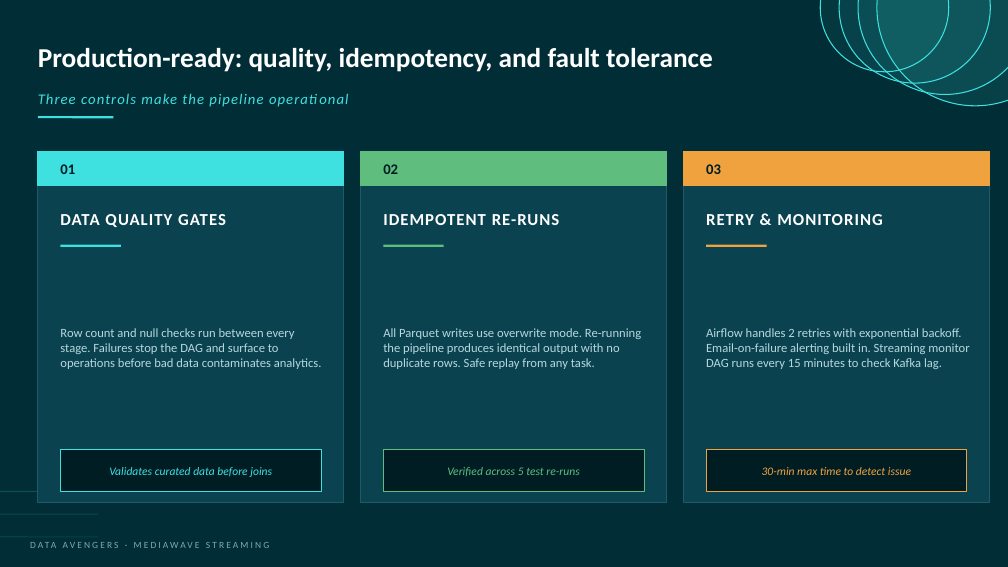
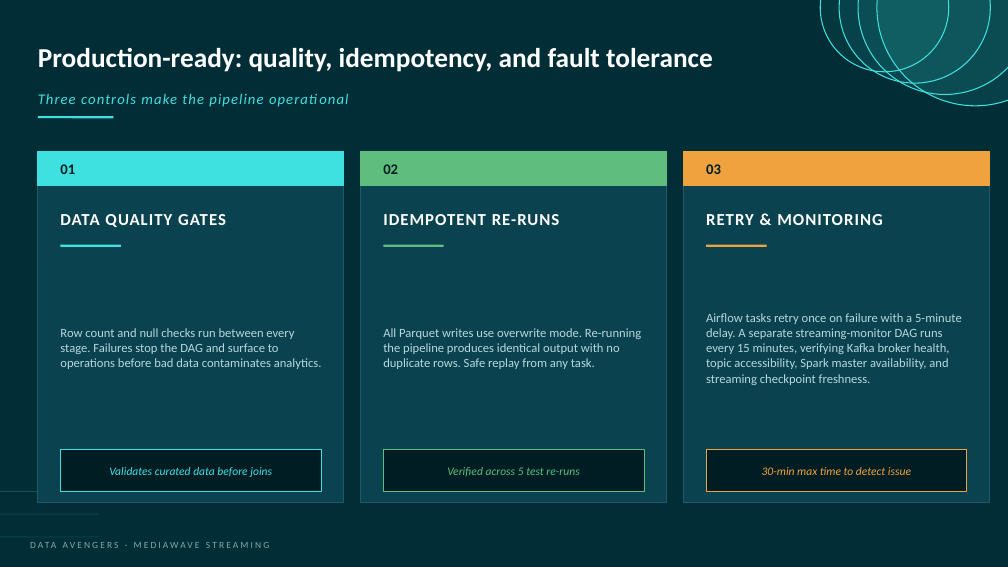
Before and after one commit to qua-ng/ism4545-data-avengers, a slide deck: slide 16 of Final Project/presentation/Slides.pptx. Drawn at 1008x567 pixels with LibreOffice and Linux fonts; fonts in the diff are those of the drawing. Boxes give left, top, right and bottom in pixels: in the first picture for what was removed or moved away, otherwise in the second. Text is boxed around its words. In the diff, an @@ line names an element or a change of style, - is before the commit and + after.

```diff
--- a/Final Project/presentation/Slides.pptx
+++ b/Final Project/presentation/Slides.pptx
@@ text at bbox=[706, 313, 962, 385]: text changed @@
-Airflow handles 2 retries with exponential backoff. Email-on-failure alerting built in. Streaming monitor DAG runs every 15 minutes to check Kafka lag.
+Airflow tasks retry once on failure with a 5-minute delay. A separate streaming-monitor DAG runs every 15 minutes, verifying Kafka broker health, topic accessibility, Spark master availability, and streaming checkpoint freshness.
```
Also in this commit, not shown: 1 other slide changed, 1 other file.
